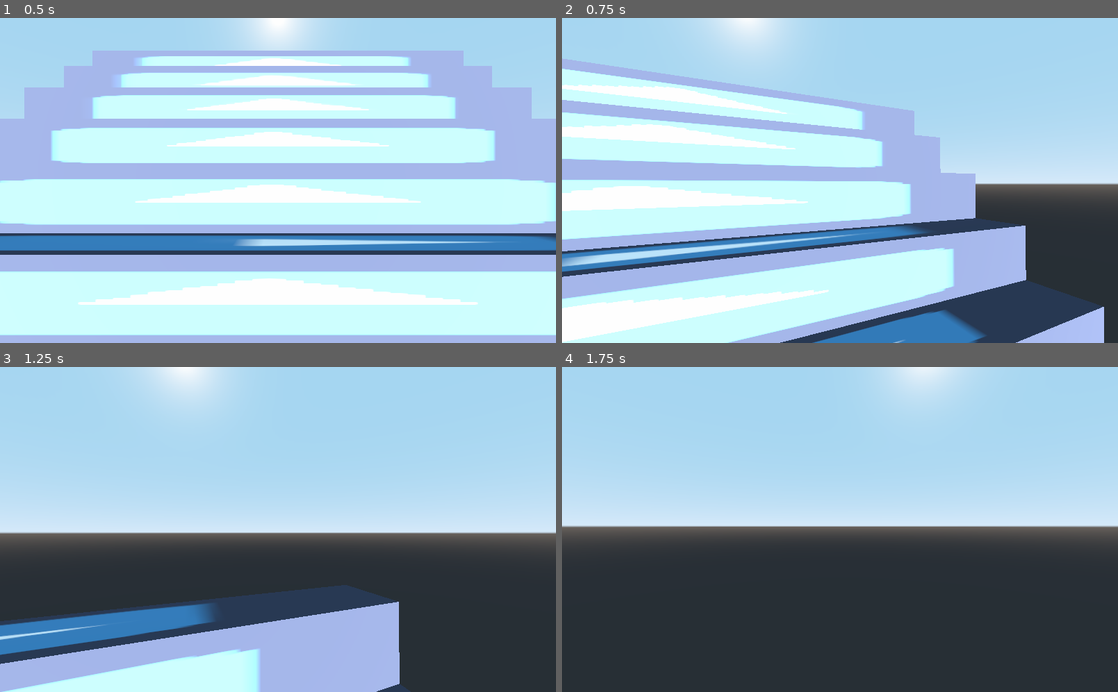
Above: before the commit, frames 1-4 (two rows, left to right).
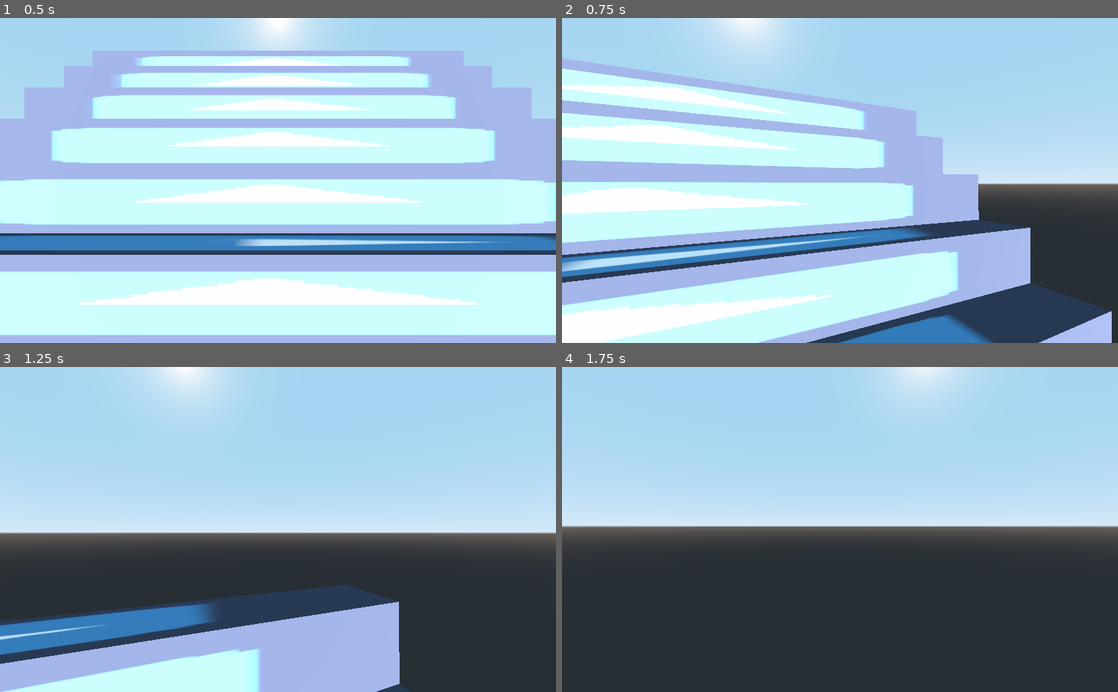
Above: after the commit, the same moments.

Repository: elvisish/Stair-Stepping-For-Godot-3.x-With-Bullet-Physics
Game: Godot game, scene res://Spatial.tscn
Same seed, same stepped clock (60 frames per second), same inputs: the game is played once before the commit and once after it. The engine's default icon, where the game draws it, is replaced by a stand-in: a white triangle on a blue panel in a dark square.
Inputs (mouse positions are in pixels of both pictures, inside the frame that each line leads up to):
- Up to frame 1 (0.5 s): no input
- Up to frame 2 (0.75 s): tap Enter at 0.5 s; move the mouse to (867, 180) at 0.52 s; hold W (move_forward) from 0.53 s (still down)
- Up to frame 3 (1.25 s): keep holding W (move_forward); tap Space (jump) at 0.77 s
- Up to frame 4 (1.75 s): keep holding W (move_forward); move the mouse to (812, 529) at 1.27 s; tap Space (jump) at 1.52 s

Frame 1 is identical in both runs. In frame 2, 13% of the frame differs, in the area x 0-99%, y 12-100%; in frame 3, less than 0.1%; in frame 4, nothing differs.

Commit message:
slide-creep improvement hack

Diff:
--- a/stairs_character.gd
+++ b/stairs_character.gd
@@ -119,6 +119,11 @@
 	PhysicsServer.body_test_motion(get_rid(), motion_transform, remainder, false, result, true, [])
 	motion_transform = motion_transform.translated(result.get_motion())
 
+	# Hack to improve step-slide-creep, step size might need to be decreased, comment these 3 lines out if any issues
+	if result.get_motion().length() < 0.05: #0.1:
+		motion_transform.origin.x += distance.x #* 2.0
+		motion_transform.origin.z += distance.z #* 2.0
+
 	# And set the collider back down again
 #	parameters.from = motion_transform;
 	# But no further than how far we stepped up
